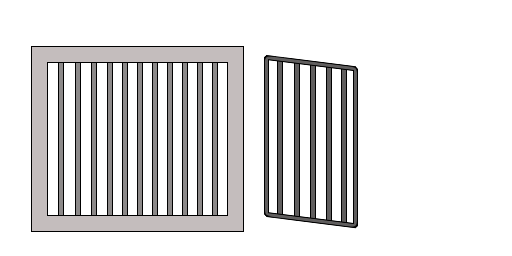
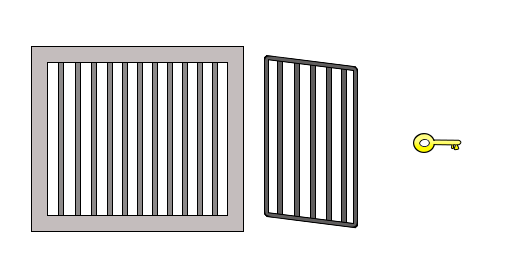
Comparing the layer stacks of the two (512, 256) images. Changes:
added layer "Key" above "Color" over [413,133,462,153]
painted on "Color" over [414,134,461,152]
